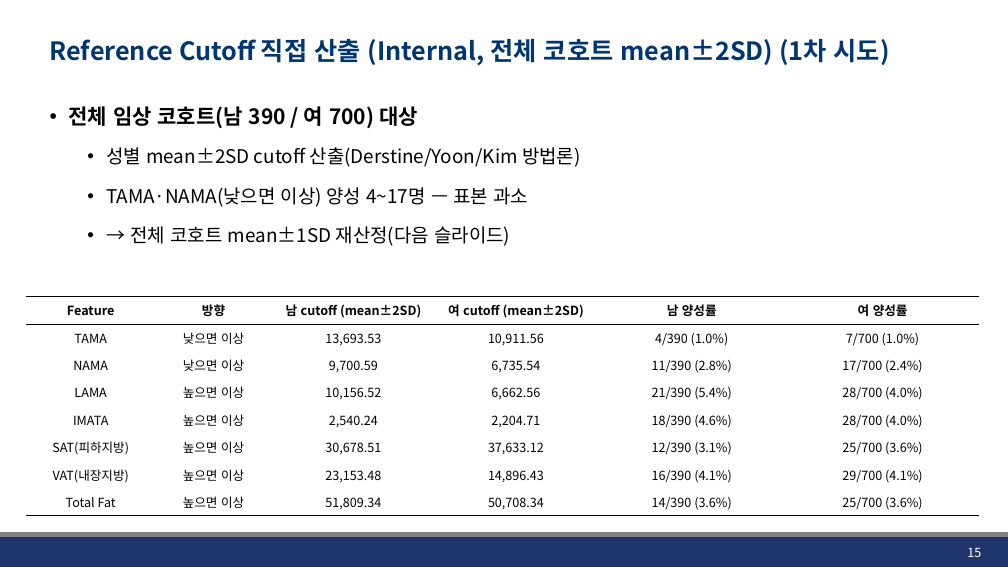
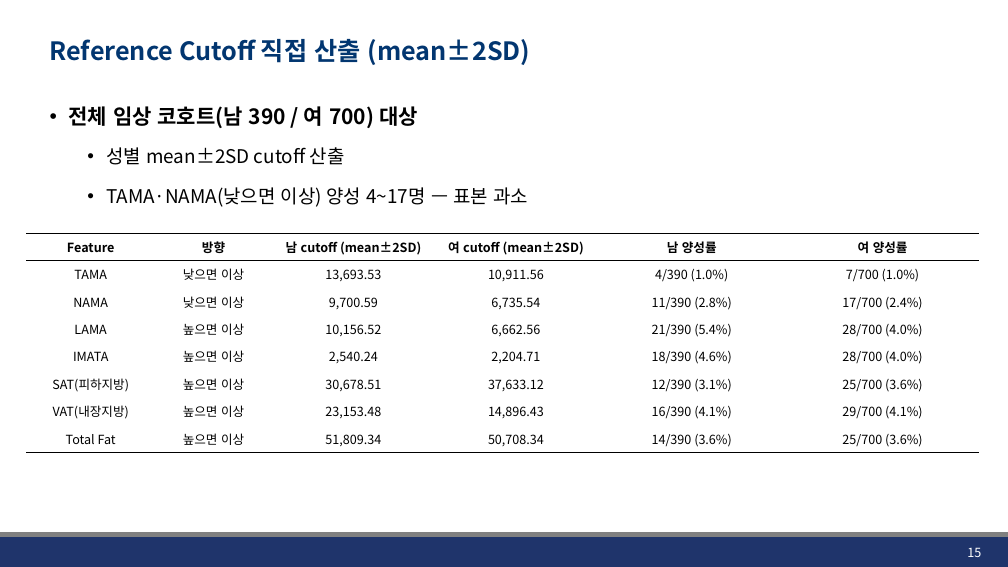
Before and after one commit to JHWannabe/Clinical_Study, a slide deck: slide 15 of docs/260807_Results of multiple Features.pptx. Drawn at 1008x567 pixels with LibreOffice and Linux fonts; fonts in the diff are those of the drawing; background and template pictures are left out. Boxes give left, top, right and bottom in pixels: in the first picture for what was removed or moved away, otherwise in the second. Text is boxed around its words. In the diff, an @@ line names an element or a change of style, - is before the commit and + after.

```diff
--- a/docs/260807_Results of multiple Features.pptx
+++ b/docs/260807_Results of multiple Features.pptx
@@ title at <box>50,39,530,65</box>: text changed @@
-Reference Cutoff 직접 산출 (Internal, 전체 코호트 mean±2SD) (1차 시도)
+Reference Cutoff 직접 산출 (mean±2SD)
@@ text at <box>106,147,345,165</box>: text changed @@
-  • 성별 mean±2SD cutoff 산출(Derstine/Yoon/Kim 방법론)
+  • 성별 mean±2SD cutoff 산출
@@ table: place and size @@
-table at <box>26,296,979,516</box>
+table at <box>26,233,979,452</box>
@@ text at <box>130,226,510,246</box>: paragraph removed @@
-  • → 전체 코호트 mean±1SD 재산정(다음 슬라이드)
```
Also in this commit, not shown: 10 other slides changed, 1 slide added, 1 slide removed, 29 other files.
